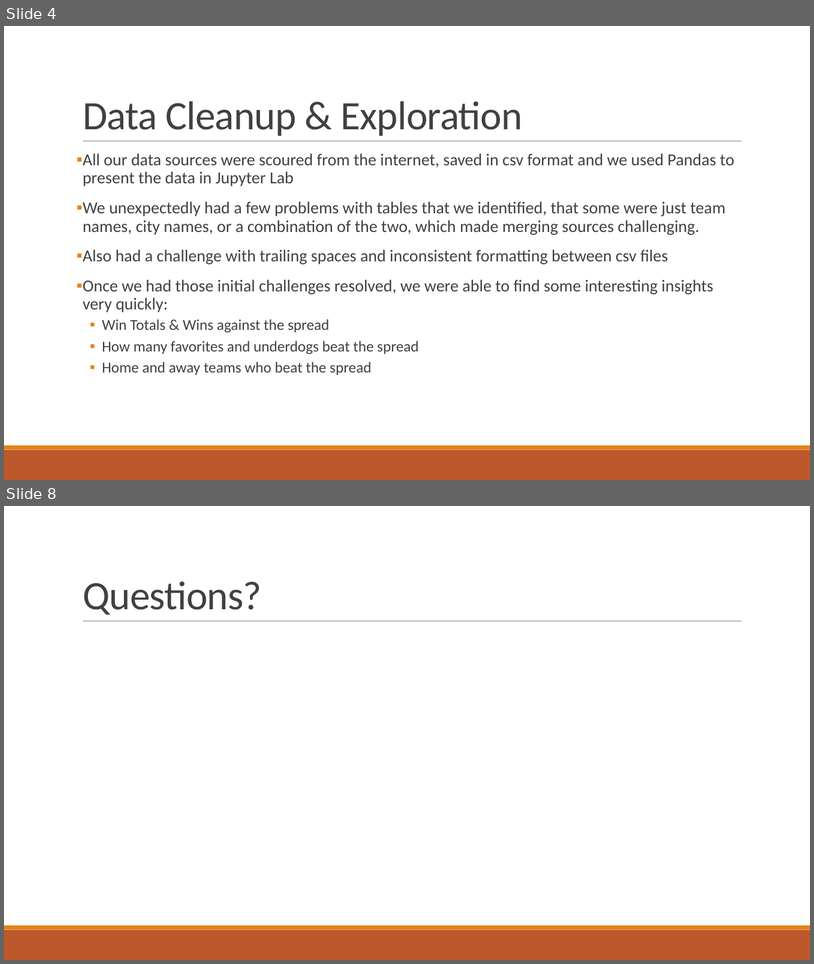
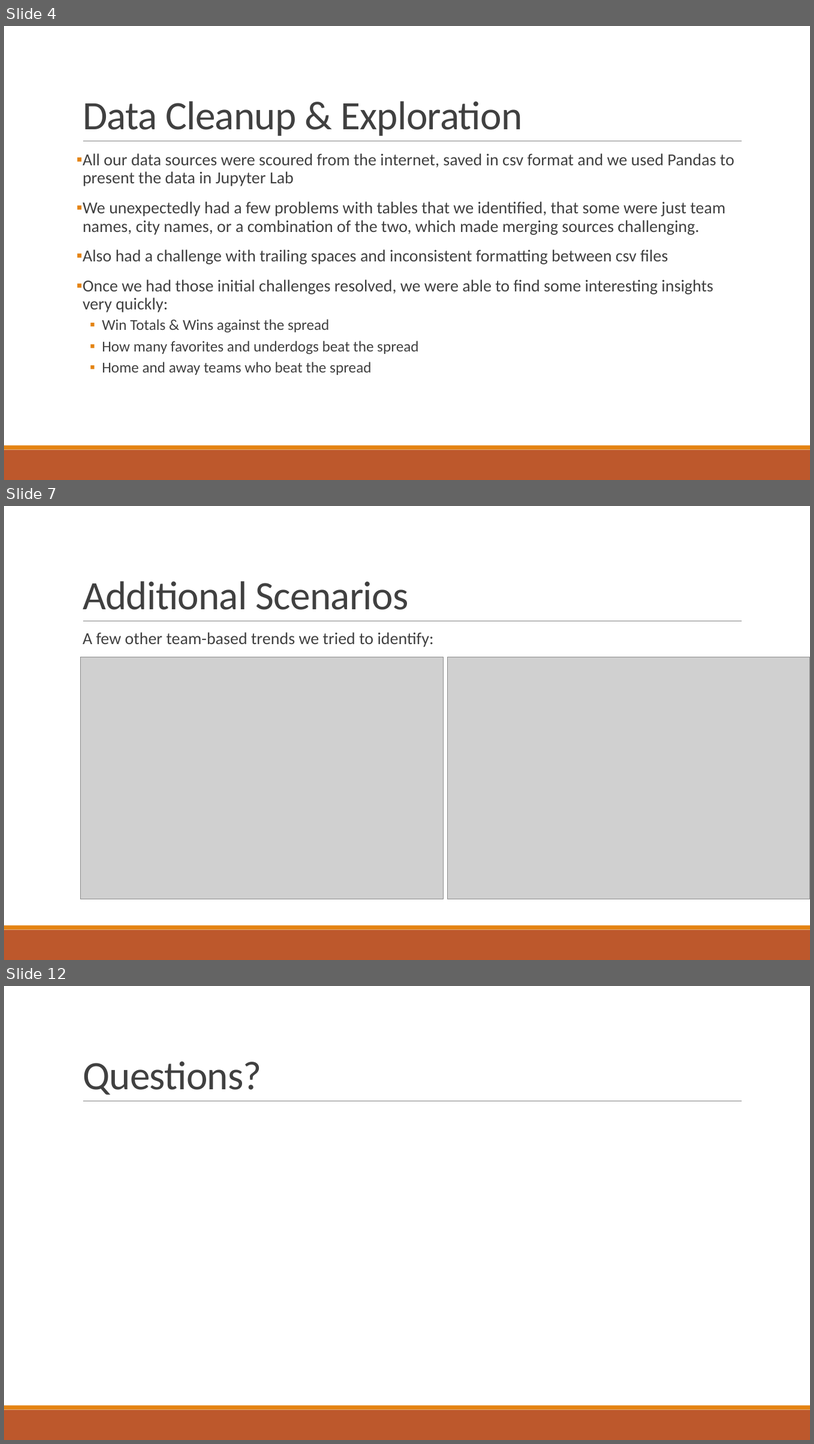
Before and after one commit to allamass95/nfl_spreads, a slide deck: NFL Spreads.pptx. Shown one above the other, each under a label of ours: slides 4 and 8 before the commit, slides 4, 7 and 12 after it; the slides between them are not shown. The pictures are 814x964 and 814x1444 pixels, drawn with LibreOffice and Linux fonts; fonts in the diff are those of the drawing; grey boxes stand for pictures. Boxes give left, top, right and bottom in pixels: in the first picture for what was removed or moved away, otherwise in the second. Text is boxed around its words. In the diff, an @@ line names an element or a change of style, - is before the commit and + after.

```diff
--- a/NFL Spreads.pptx
+++ b/NFL Spreads.pptx
@@ slide 7 added at bbox=[4, 506, 810, 960], background #FFFFFF; not listed: 3 template elements that a slide beside it also shows @@
@@ title added at bbox=[83, 581, 409, 610], 48 pt, text #404040 @@
+Additional Scenarios
@@ text added at bbox=[83, 632, 434, 647], 20 pt, text #404040 @@
+  A few other team-based trends we tried to identify:
@@ picture added at bbox=[81, 657, 444, 899] @@
@@ picture added at bbox=[447, 657, 810, 898] @@
@@ what was slide 8 is now slide 12 @@
```
Also in this commit, not shown: 2 slides changed, 4 other slides added, 1 slide removed, 8 other files.
